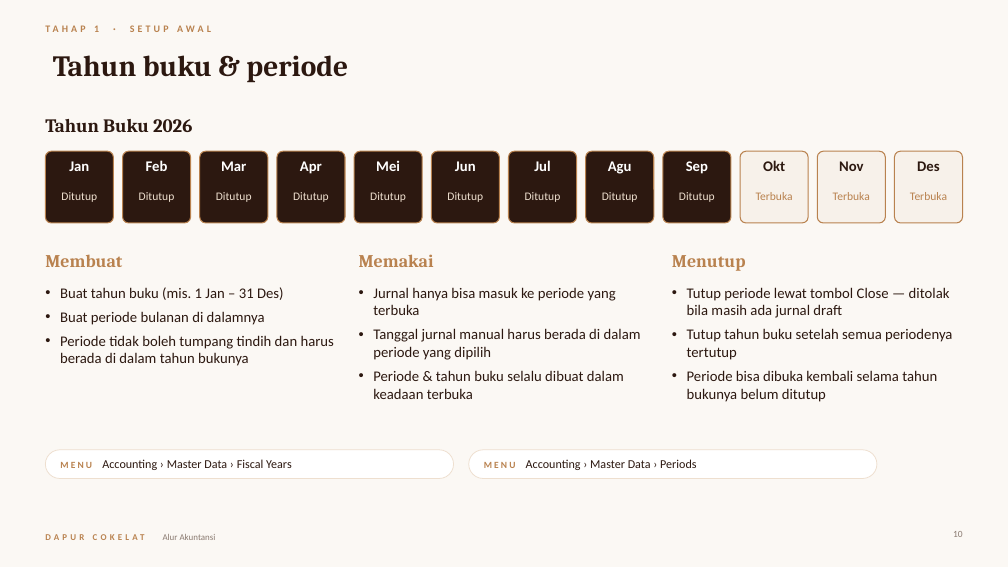
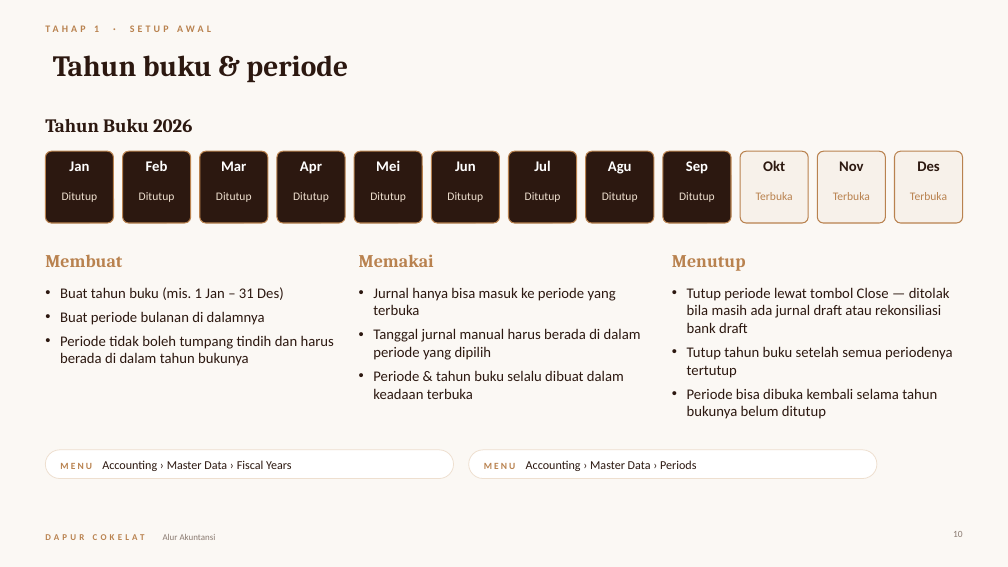
Before and after one commit to poedihippo/restopia-web, a slide deck: slide 10 of docs/Alur-Akuntansi-Dapur-Cokelat.pptx. Drawn at 1008x567 pixels with LibreOffice and Linux fonts; fonts in the diff are those of the drawing. Boxes give left, top, right and bottom in pixels: in the first picture for what was removed or moved away, otherwise in the second. Text is boxed around its words. In the diff, an @@ line names an element or a change of style, - is before the commit and + after.

```diff
--- a/docs/Alur-Akuntansi-Dapur-Cokelat.pptx
+++ b/docs/Alur-Akuntansi-Dapur-Cokelat.pptx
@@ text at bbox=[687, 287, 950, 333]: text changed @@
-• Tutup periode lewat tombol Close — ditolak bila masih ada jurnal draft
+• Tutup periode lewat tombol Close — ditolak bila masih ada jurnal draft atau rekonsiliasi bank draft
```
Also in this commit, not shown: 24 other slides changed, 1 other file.
